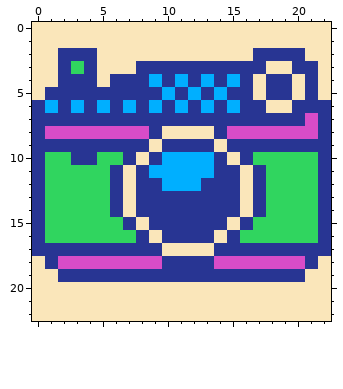
Pixel-art sprite: docs/assets/favicon.png. The first picture shows the starting point.
The file is 23x23 pixels.
Once edited:
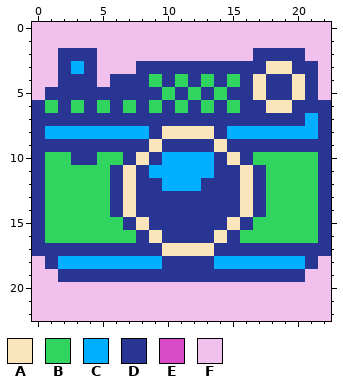
Palette (. is transparent): A #fae6ba  B #30d55f  C #00afff  D #283593  E #d84cc8  F #f1c0ec
Difference:
y 0..1: x 0..22 AAAAAAAAAAAAAAAAAAAAAAA -> FFFFFFFFFFFFFFFFFFFFFFF
y 2: x 0..1 AA -> FF; x 5..16 AAAAAAAAAAAA -> FFFFFFFFFFFF; x 21..22 AA -> FF
y 3: x 0..1 AA -> FF; x 3 B -> C; x 5..7 AAA -> FFF; x 22 A -> F
y 4: x 0..1 AA -> FF; x 5 A -> F; x 9 C -> B; x 11 C -> B; x 13 C -> B; x 15 C -> B; x 22 A -> F
y 5: x 0 A -> F; x 10 C -> B; x 12 C -> B; x 14 C -> B; x 22 A -> F
y 6: x 1 C -> B; x 3 C -> B; x 5 C -> B; x 7 C -> B; x 9 C -> B; x 11 C -> B; x 13 C -> B; x 15 C -> B
y 7: x 21 E -> C
y 8: x 1..8 EEEEEEEE -> CCCCCCCC; x 15..21 EEEEEEE -> CCCCCCC
y 18: x 0 A -> F; x 2..9 EEEEEEEE -> CCCCCCCC; x 14..20 EEEEEEE -> CCCCCCC; x 22 A -> F
y 19: x 0..1 AA -> FF; x 21..22 AA -> FF
y 20..22: x 0..22 AAAAAAAAAAAAAAAAAAAAAAA -> FFFFFFFFFFFFFFFFFFFFFFF
Changed places in both pictures, as pixel boxes (x1, y1, x2, y2):
changed: (32, 22, 331, 139)
changed: (32, 256, 331, 321)
